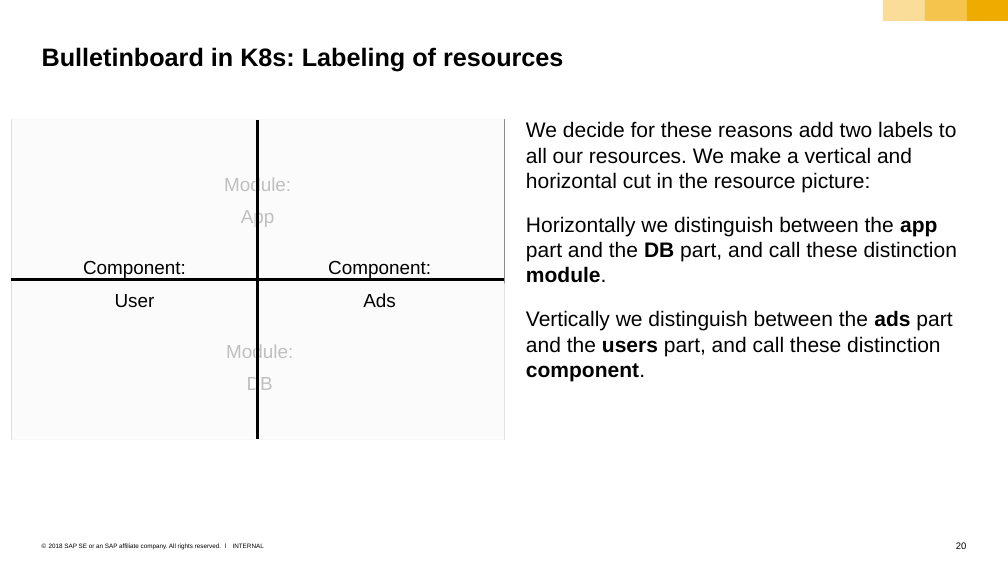
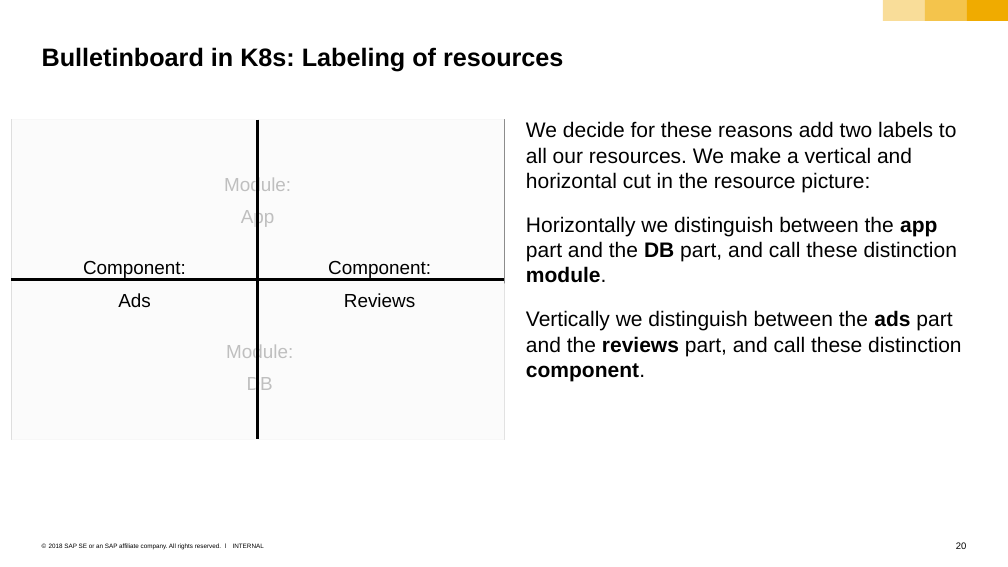
Before and after one commit to cuijiyao01/docker-k8s-training, a slide deck: slide 20 of sample-app/bulletinboard-in-k8s_intro.pptx. Drawn at 1008x567 pixels with LibreOffice and Linux fonts; fonts in the diff are those of the drawing; grey boxes stand for pictures. Boxes give left, top, right and bottom in pixels: in the first picture for what was removed or moved away, otherwise in the second. Text is boxed around its words. In the diff, an @@ line names an element or a change of style, - is before the commit and + after.

```diff
--- a/sample-app/bulletinboard-in-k8s_intro.pptx
+++ b/sample-app/bulletinboard-in-k8s_intro.pptx
@@ text at (118, 293, 151, 307): text changed @@
-User
+Ads
@@ text at (344, 293, 415, 308): text changed @@
-Ads
+Reviews
@@ text at (526, 310, 961, 381): text changed @@
-Vertically we distinguish between the ads part and the users part, and call these distinction component.
+Vertically we distinguish between the ads part and the reviews part, and call these distinction component.
```
Also in this commit, not shown: 1 other file.
